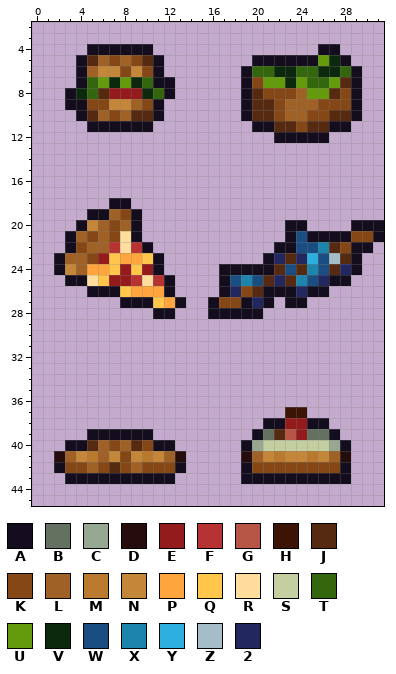
Two versions of one pixel-art sprite, Entities/Industry/Kitchen/RecipeIcons.png. Above, as it was before the edit.
The file is 32x64 pixels. Shown: x 0..31, y 2..45.
Palette (. is transparent): A #130d1d  B #647160  C #97a792  D #260d0d  E #941b1b  F #b73333  G #b75646  H #3b1406  J #552a11  K #844715  L #9f6125  M #ba7a2e  N #c4873a  P #fea53d  Q #ffc64b  R #ffdd9c  S #c4cfa1  T #33660d  U #649b0d  V #0d290d  W #1a4e83  X #1d85ab  Y #2cafde  Z #a5bdc8  2 #222760
Pixels before, first column x 2:
 4 ...AAAAAA...............AA....
 5 ..AJLKLKJA........AAAAAAUVA...
 6 ..ALNNKNKA.......ATTVVTTVVTA..
 7 ..ATUVUVTAA......AKUUVUTTUJA..
 8 .AVTJEEEVTA......AJKKKLUUJKA..
 9 .AAKKNNLKA.......AJJKLLLKKKA..
10 ..AJLKLJJA.......AJJKLLKKJJA..
11 ...AAAAAA.........AAJJKJJAA...
12 ....................AAAAA.....
13 ..............................
14 ..............................
15 ..............................
16 ..............................
17 ..............................
18 .....AA.......................
19 ...AALKA......................
20 ..ANLKLA.............AA....AAA
21 .ALKLKRA.............AWAAAAKKA
22 .AKLLFRFA...........AAWWXJKAA.
23 ALLKEQPPQA.........A2J2YWZJA..
24 ANLPPQEQEA.....AAAAAJWJXWJ2A..
25 .AARQEEFRFA....AWXWJ2JXW2AA...
26 ...AAAQPPPA....A2KJAAA2AA.....
27 ......AAAQPA..AKKA2A.AA.......
28 .........AA...AAAAA...........
29 ..............................
30 ..............................
31 ..............................
32 ..............................
33 ..............................
34 ..............................
35 ..............................
36 ..............................
37 .....................HH.......
38 ...................AAEEAA.....
39 ...AAAAAA.........ABJGEBBA....
40 .AAJLKLJKAA......ACSSSSSSCA...
41 DLNMLNKNMNLD.....DLNMNNMNLD...
42 AKKLKJKLKKKA.....AKKKKKKKKA...
43 .AAAAAAAAAA......AAAAAAAAAA...
New version:
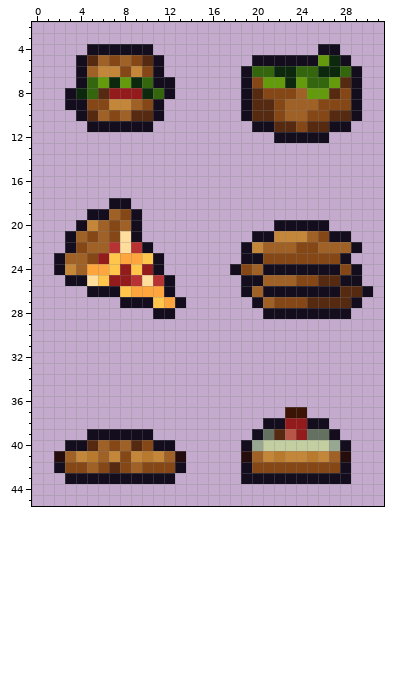
The edit:
The edit adds colour A in row 20 at x 22 and 25 to 26; in row 21 at x 20 to 21; in row 22 at x 19; in row 23 at x 19 to 20; in row 25 at x 29; in row 26 at x 27 and 30.
The edit adds colour A in row 27 at x 29; in row 28 at x 21 to 28.
Colour 2 gives way to colour A in row 26 at x 24; in row 27 at x 20.
Colour J gives way to colour A in row 23 at x 28; in row 24 at x 22, 24 and 27.
Colour K gives way to colour A in row 26 at x 19.
Colour W gives way to colour A in row 24 at x 23 and 26; in row 25 at x 20.
Colour X gives way to colour A in row 24 at x 25; in row 25 at x 19.
The edit adds colour J in row 26 at x 28 to 29; in row 27 at x 25 to 28.
Colour 2 gives way to colour J in row 25 at x 26.
Colour A gives way to colour J in row 25 at x 27.
The edit adds colour K in row 27 at x 22.
Colour 2 gives way to colour K in row 23 at x 22 and 24; in row 24 at x 28.
Colour A gives way to colour K in row 21 at x 26; in row 23 at x 21; in row 24 at x 19; in row 27 at x 23 to 24.
Colour J gives way to colour K in row 23 at x 23.
Colour W gives way to colour K in row 22 at x 24 to 25; in row 23 at x 26; in row 25 at x 25.
Colour X gives way to colour K in row 25 at x 24.
Colour Y gives way to colour K in row 23 at x 25.
Colour Z gives way to colour K in row 23 at x 27.
The edit adds colour L in row 22 at x 21.
Colour 2 gives way to colour L in row 25 at x 22.
Colour A gives way to colour L in row 21 at x 25; in row 22 at x 22 to 23; in row 24 at x 20; in row 27 at x 21.
Colour J gives way to colour L in row 22 at x 27; in row 25 at x 21 and 23; in row 26 at x 20.
Colour K gives way to colour L in row 22 at x 28.
Colour X gives way to colour L in row 22 at x 26.
The edit adds colour N in row 21 at x 22; in row 22 at x 20.
Colour A gives way to colour N in row 21 at x 23.
Colour W gives way to colour N in row 21 at x 24.
Colour 2 is removed in row 26 at x 18.
Colour A is removed in row 20 at x 29 to 31; in row 21 at x 31; in row 22 at x 30; in row 23 at x 29; in rows 24 to 26 at x 17; in row 27 at x 16 and 19.
Colour A is removed in row 28 at x 16 to 20.
Colour K is removed in row 21 at x 29 to 30; in row 27 at x 17 to 18.
Colour W is removed in row 25 at x 18.
